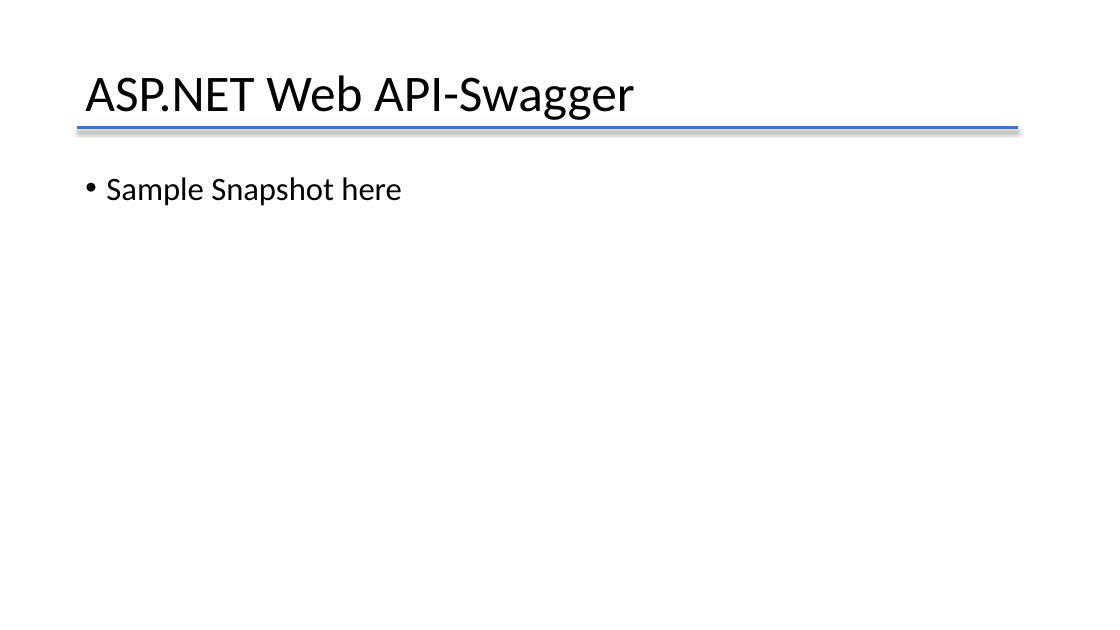
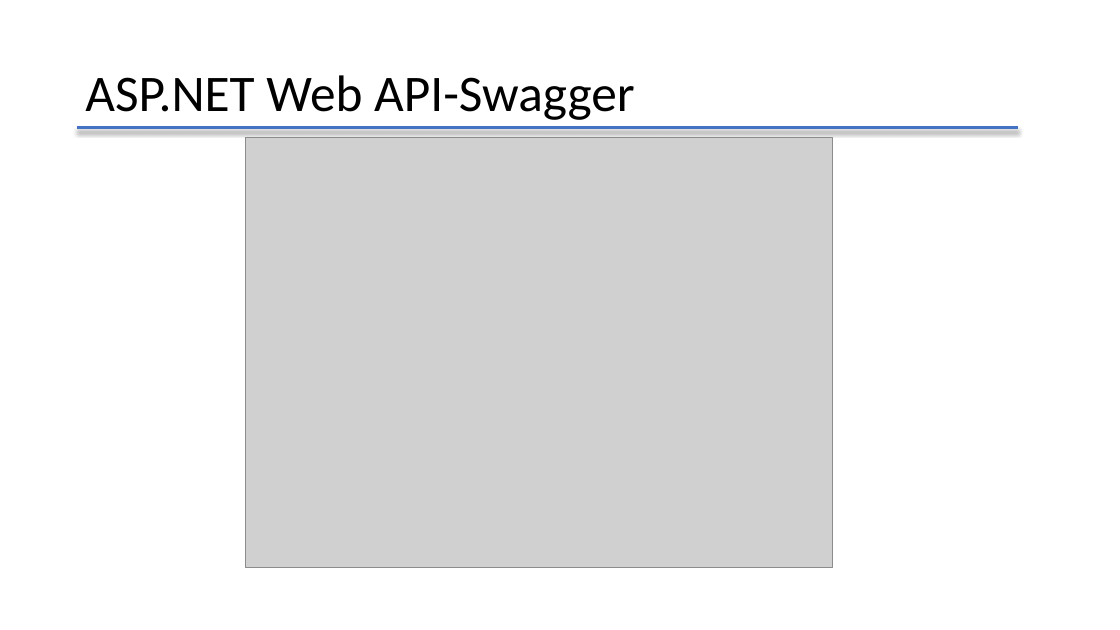
Before and after one commit to lbwxly/Todo, a slide deck: slide 15 of RestApiIntroduction.pptx. Drawn at 1120x630 pixels with LibreOffice and Linux fonts; fonts in the diff are those of the drawing; grey boxes stand for pictures. Boxes give left, top, right and bottom in pixels: in the first picture for what was removed or moved away, otherwise in the second. Text is boxed around its words. In the diff, an @@ line names an element or a change of style, - is before the commit and + after.

```diff
--- a/RestApiIntroduction.pptx
+++ b/RestApiIntroduction.pptx
@@ picture added at <box>245,137,833,567</box> @@
@@ text removed at <box>106,177,402,206</box> @@
-• Sample Snapshot here
```
Also in this commit, not shown: 8 other slides changed.
